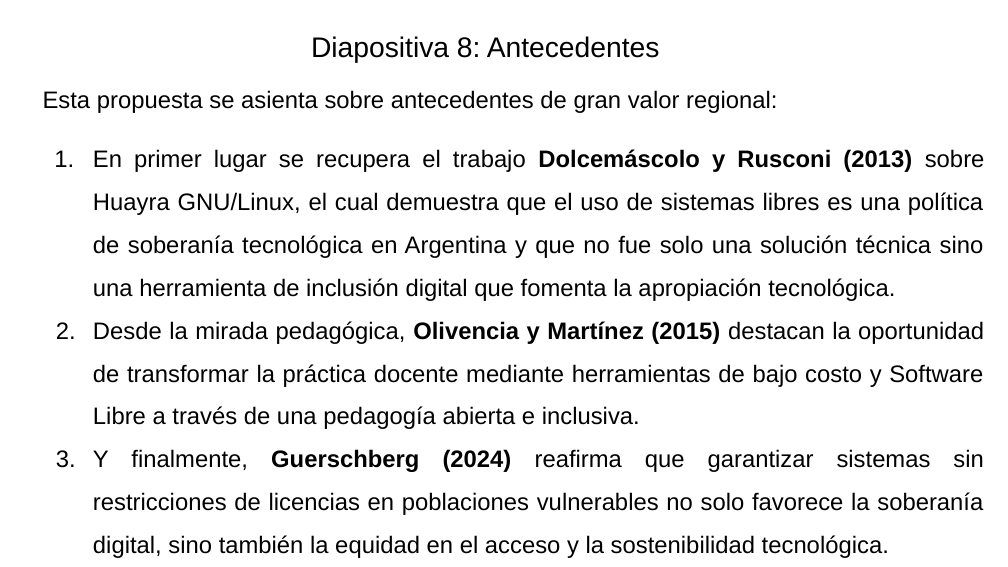
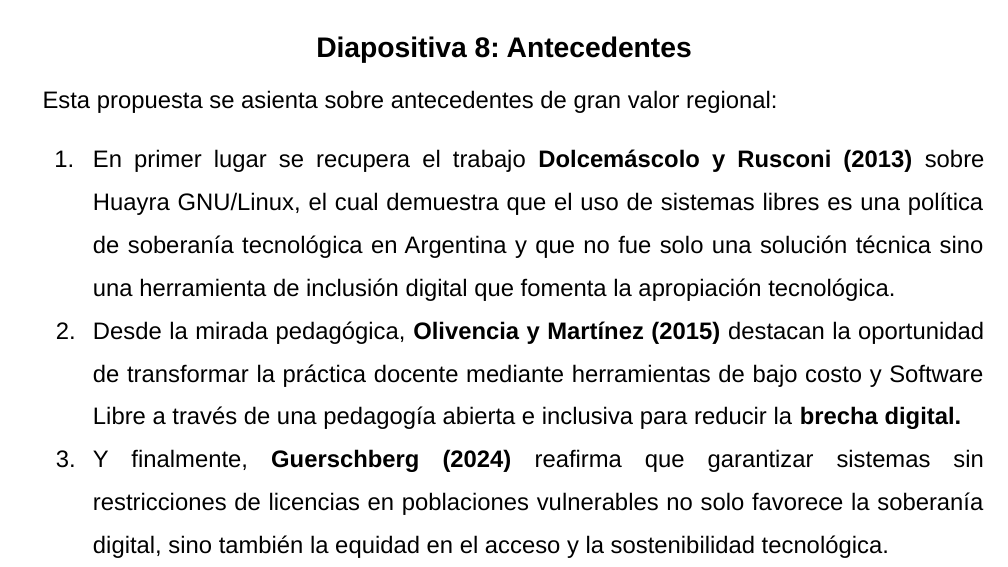
Before and after one commit to gabrielinuz/gabrielinuz.github.io, a slide deck: slide 9 of doc/GUION_DE_DEFENSA_LTE.pptx. Drawn at 1008x567 pixels with LibreOffice and Linux fonts; fonts in the diff are those of the drawing. Boxes give left, top, right and bottom in pixels: in the first picture for what was removed or moved away, otherwise in the second. Text is boxed around its words. In the diff, an @@ line names an element or a change of style, - is before the commit and + after.

```diff
--- a/doc/GUION_DE_DEFENSA_LTE.pptx
+++ b/doc/GUION_DE_DEFENSA_LTE.pptx
@@ title "Diapositiva 8: Antecedentes" at [316, 36, 692, 63]: bold on @@
@@ text at [93, 321, 984, 429]: text changed @@
-2. Desde la mirada pedagógica, Olivencia y Martínez (2015) destacan la oportunidad de transformar la práctica docente mediante herramientas de bajo costo y Software Libre a través de una pedagogía abierta e inclusiva.
+2. Desde la mirada pedagógica, Olivencia y Martínez (2015) destacan la oportunidad de transformar la práctica docente mediante herramientas de bajo costo y Software Libre a través de una pedagogía abierta e inclusiva para reducir la brecha digital.
```
Also in this commit, not shown: 18 other slides changed, 1 other file.
